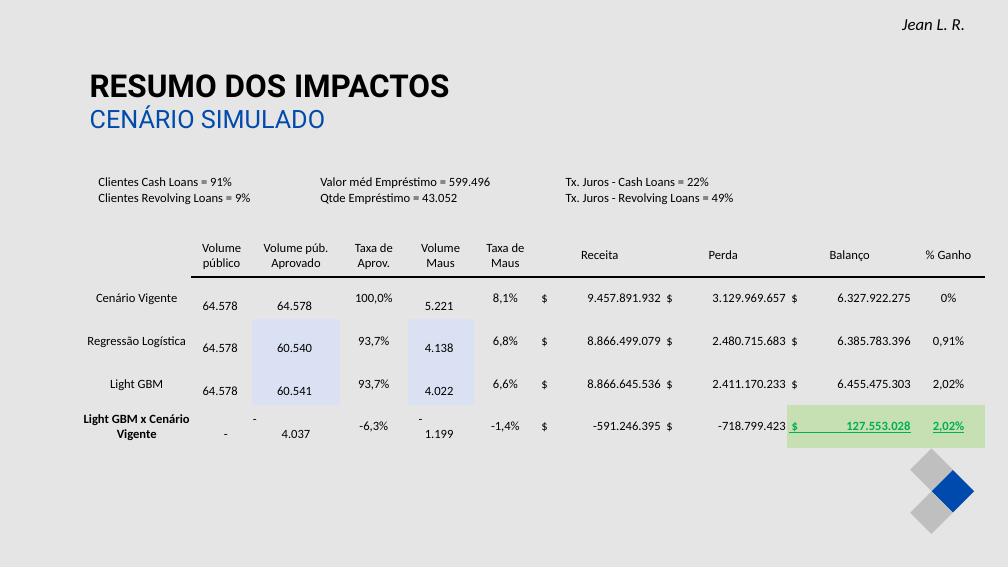
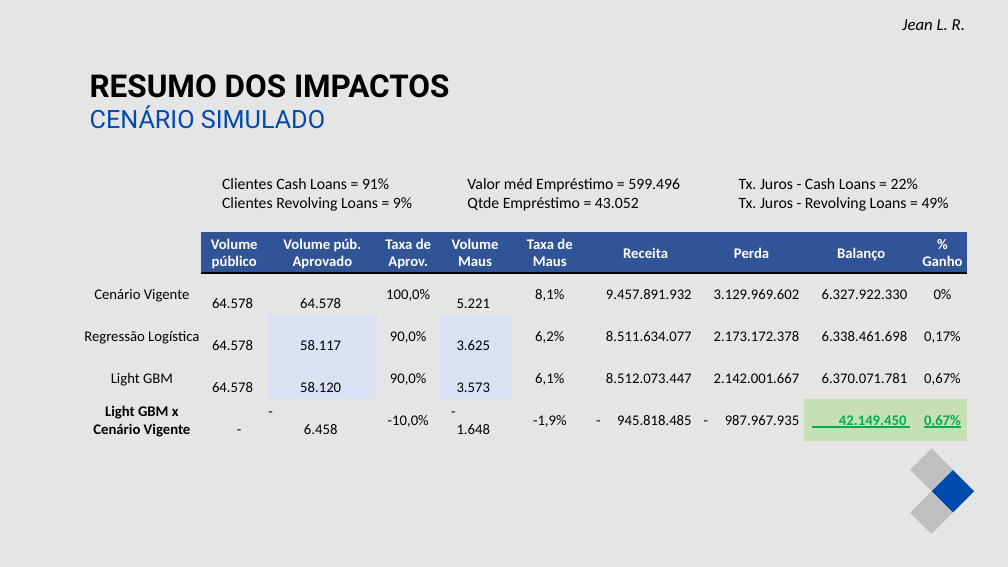
Before and after one commit to jeanlr/pod-bank-application, a slide deck: slide 17 of Projeto_Reducao_Inadimplencia_Pod_Bank.pptx. Drawn at 1008x567 pixels with LibreOffice and Linux fonts; fonts in the diff are those of the drawing. Boxes give left, top, right and bottom in pixels: in the first picture for what was removed or moved away, otherwise in the second. Text is boxed around its words. In the diff, an @@ line names an element or a change of style, - is before the commit and + after.

Commit message:
add ppt

```diff
--- a/Projeto_Reducao_Inadimplencia_Pod_Bank.pptx
+++ b/Projeto_Reducao_Inadimplencia_Pod_Bank.pptx
@@ table at (222,174,1006,215) @@
@@ size 12 to 15 pt @@
@@ table: place and size @@
-table at (98,175,806,208)
+table at (222,174,1006,215)
@@ table at (83,233,966,442) @@
-row 2: Cenário Vigente | 64.578 | 64.578 | 100,0% | 5.221 | 8,1% | $ 9.457.891.932 | $ 3.129.969.657 | $ 6.327.922.275 | 0%
+row 2: Cenário Vigente | 64.578 | 64.578 | 100,0% | 5.221 | 8,1% | 9.457.891.932 | 3.129.969.602 | 6.327.922.330 | 0%
-row 3: Regressão Logística | 64.578 | 60.540 | 93,7% | 4.138 | 6,8% | $ 8.866.499.079 | $ 2.480.715.683 | $ 6.385.783.396 | 0,91%
+row 3: Regressão Logística | 64.578 | 58.117 | 90,0% | 3.625 | 6,2% | 8.511.634.077 | 2.173.172.378 | 6.338.461.698 | 0,17%
-row 4: Light GBM | 64.578 | 60.541 | 93,7% | 4.022 | 6,6% | $ 8.866.645.536 | $ 2.411.170.233 | $ 6.455.475.303 | 2,02%
+row 4: Light GBM | 64.578 | 58.120 | 90,0% | 3.573 | 6,1% | 8.512.073.447 | 2.142.001.667 | 6.370.071.781 | 0,67%
-row 5: Light GBM x Cenário Vigente | - | - 4.037 | -6,3% | - 1.199 | -1,4% | $ -591.246.395 | $ -718.799.423 | $ 127.553.028 | 2,02%
+row 5: Light GBM x Cenário Vigente | - | - 6.458 | -10,0% | - 1.648 | -1,9% | - 945.818.485 | - 987.967.935 | 42.149.450 | 0,67%
@@ fill none to #305496 in 9 cells @@
@@ size 12 to 14 pt in "Volume público", "Volume púb. Aprovado", "Taxa de Aprov.", "Volume Maus" and 18 more places @@
@@ text colour #000000 to #FFFFFF, bold on in "Volume público", "Volume púb. Aprovado", "Taxa de Aprov.", "Volume Maus" and 5 more places @@
@@ table: place and size @@
-table at (82,234,984,448)
+table at (83,233,966,442)
```
Also in this commit, not shown: 7 other slides changed.
